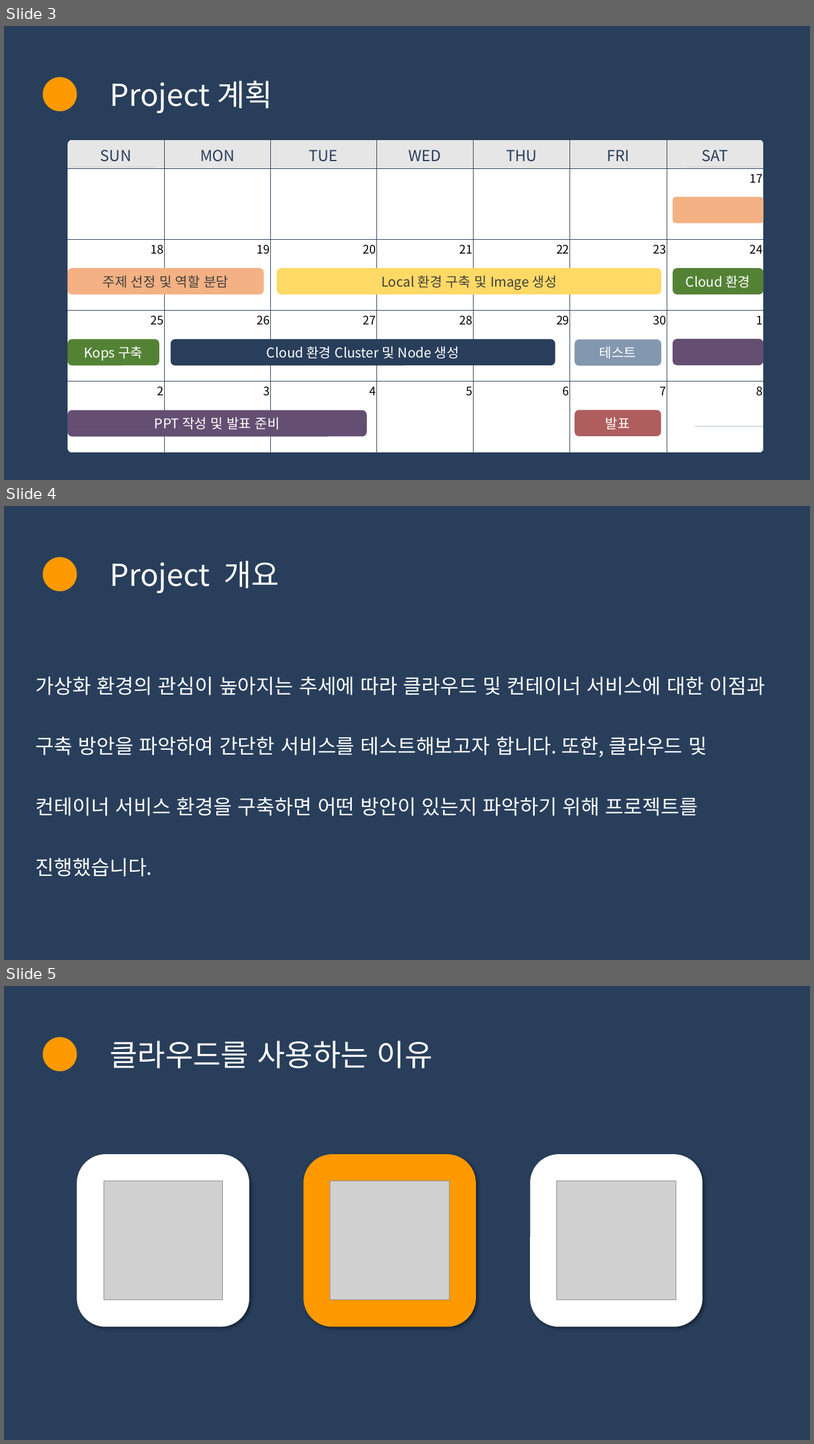
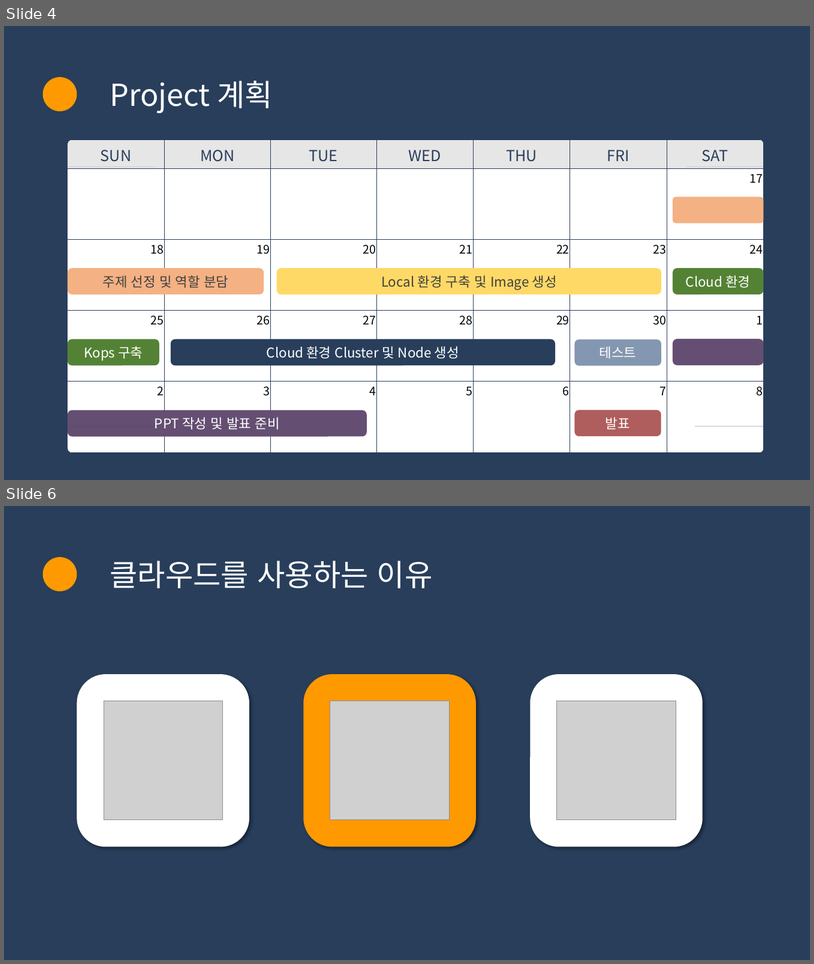
Before and after one commit to SK9604/Ansible, a slide deck: project/group/어때요 갖고싶조.ppsx. Shown one above the other, each under a label of ours: slides 3, 4 and 5 before the commit, slides 4 and 6 after it; the slides between them are not shown. The pictures are 814x1444 and 814x964 pixels, drawn with LibreOffice and Linux fonts; fonts in the diff are those of the drawing; grey boxes stand for pictures. Boxes give left, top, right and bottom in pixels: in the first picture for what was removed or moved away, otherwise in the second. Text is boxed around its words. In the diff, an @@ line names an element or a change of style, - is before the commit and + after.

```diff
--- a/project/group/어때요 갖고싶조.ppsx
+++ b/project/group/어때요 갖고싶조.ppsx
@@ slide 4 removed at (4,506,810,960), background #283E5B @@
@@ ellipse removed at (43,557,77,591) @@
@@ text removed at (110,561,279,593) @@
-Project 개요
@@ text removed at (36,676,765,816) @@
-가상화 환경의 관심이 높아지는 추세에 따라 클라우드 및 컨테이너 서비스에 대한 이점과 구축 방안을 파악하여 간단한 서비스를 테스트해보고자 합니다. 또한, 클라우드 및 컨테이너 서비스 환경을 구축하면 어떤 방안이 있는지 파악하기 위해 프로젝트를 진행했습니다.
@@ what was slide 3 is now slide 4 @@
@@ what was slide 5 is now slide 6 @@
```
Also in this commit, not shown: 4 slides changed, 10 slides added, 8 other slides removed.
